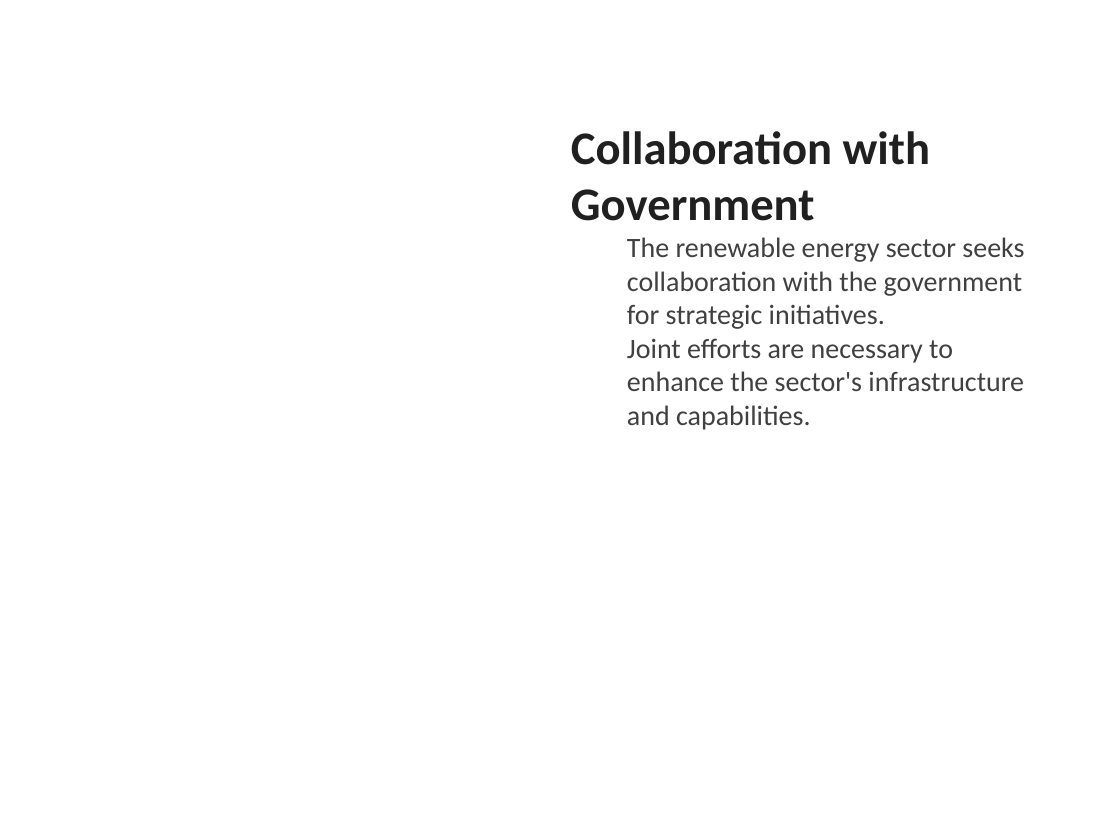
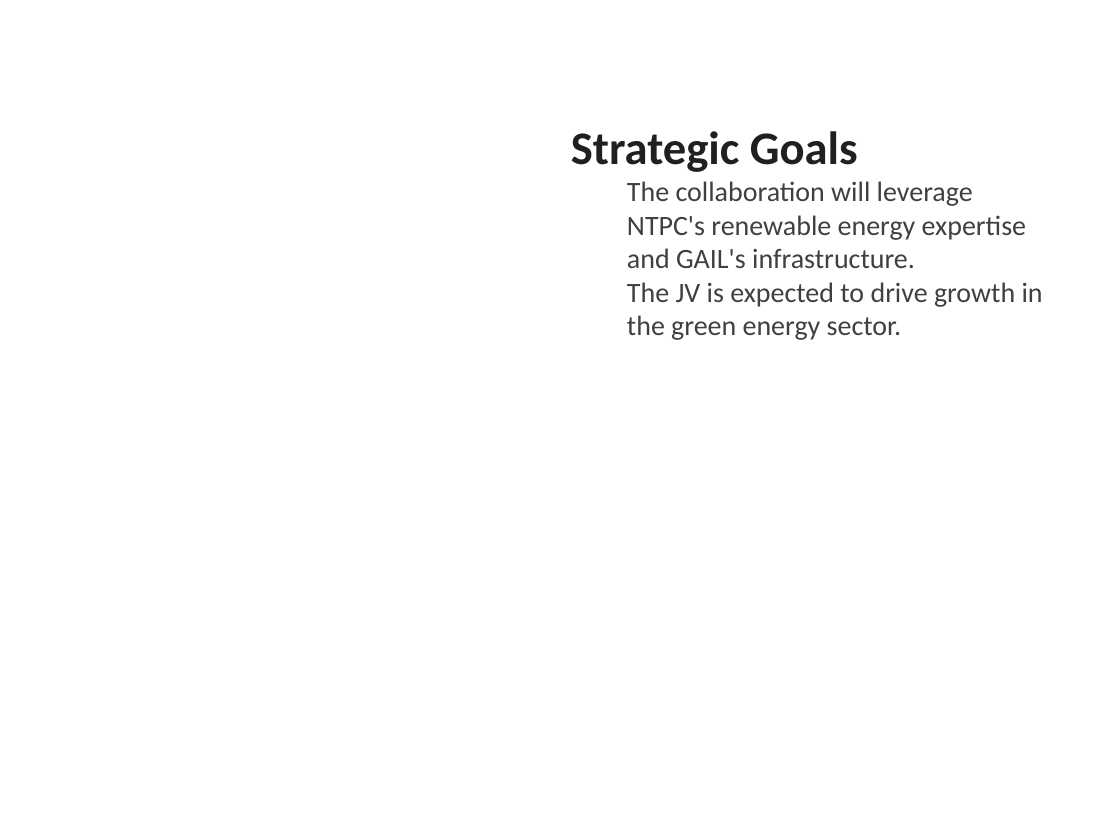
Before and after one commit to gauravsiemens1988/Linkedin-AI-Agent_Personal, a slide deck: slide 3 of drafts/linkedin_carousel.pptx (slide 6 before the commit). Drawn at 1120x840 pixels with LibreOffice and Linux fonts; fonts in the diff are those of the drawing. Boxes give left, top, right and bottom in pixels: in the first picture for what was removed or moved away, otherwise in the second. Text is boxed around its words. In the diff, an @@ line names an element or a change of style, - is before the commit and + after.

```diff
--- a/drafts/linkedin_carousel.pptx
+++ b/drafts/linkedin_carousel.pptx
@@ text at bbox=[571, 131, 1043, 340]: text changed @@
-Collaboration with Government
-  The renewable energy sector seeks collaboration with the government for strategic initiatives.
-  Joint efforts are necessary to enhance the sector's infrastructure and capabilities.
+Strategic Goals
+  The collaboration will leverage NTPC's renewable energy expertise and GAIL's infrastructure.
+  The JV is expected to drive growth in the green energy sector.
```
Also in this commit, not shown: 2 other slides changed, 3 slides added, 3 slides removed, 1 other file.
